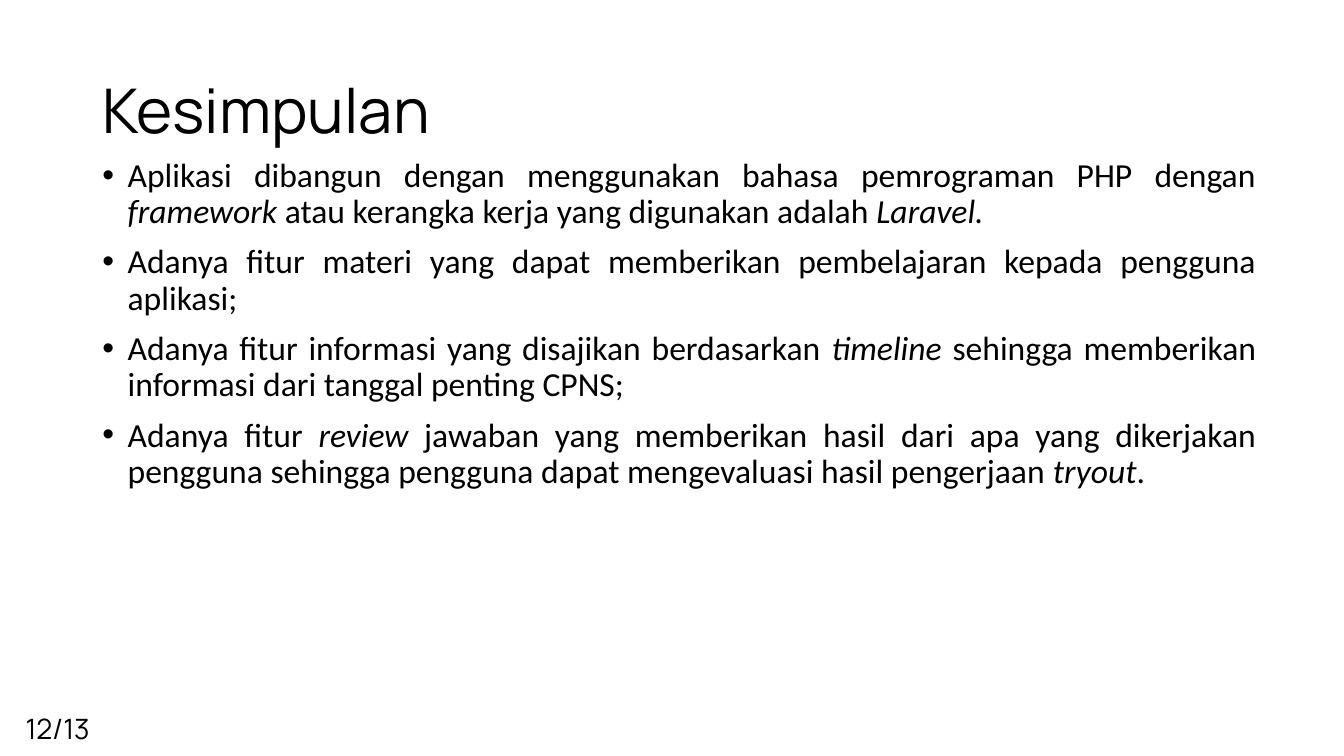
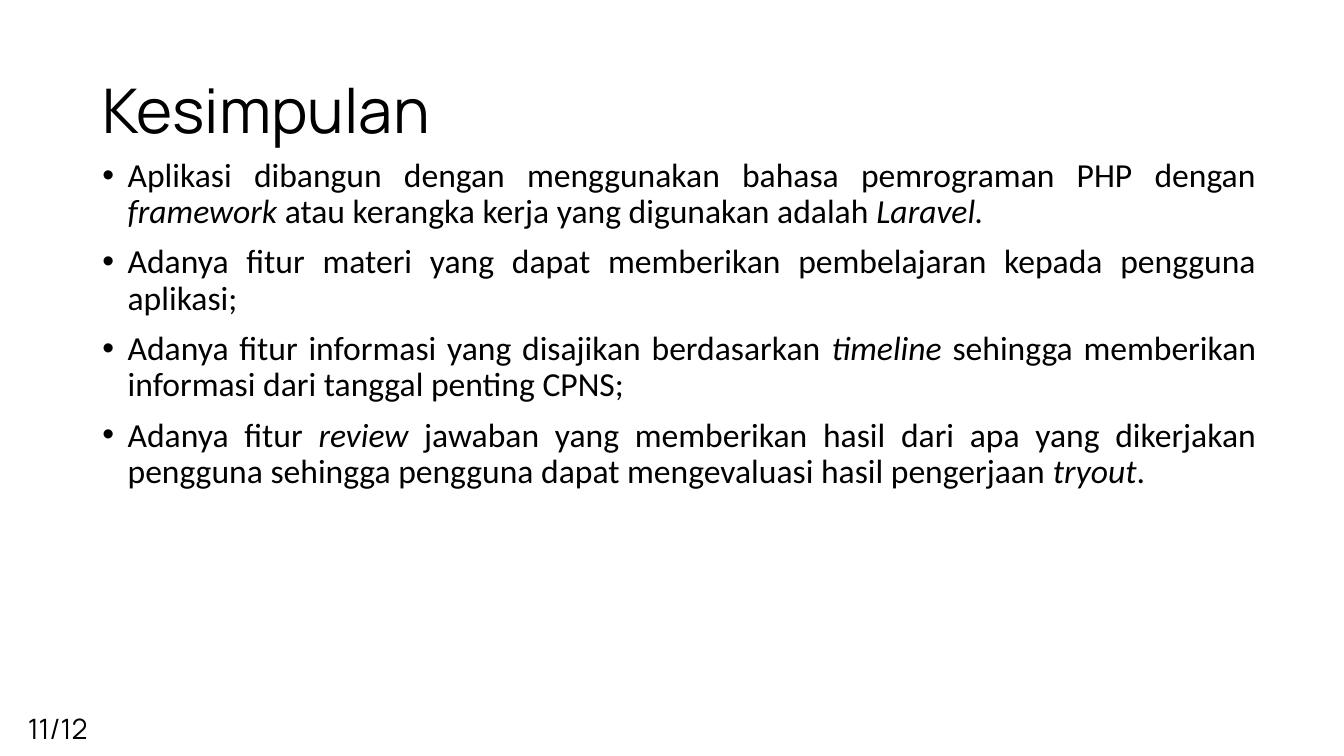
Before and after one commit to F13nd-RifanAlamsyah/skripsi, a slide deck: slide 11 of PPT_Skirpsi.pptx (slide 12 before the commit). Drawn at 1344x756 pixels with LibreOffice and Linux fonts; fonts in the diff are those of the drawing; background and template pictures are left out. Boxes give left, top, right and bottom in pixels: in the first picture for what was removed or moved away, otherwise in the second. Text is boxed around its words. In the diff, an @@ line names an element or a change of style, - is before the commit and + after.

```diff
--- a/PPT_Skirpsi.pptx
+++ b/PPT_Skirpsi.pptx
@@ text at (x1=28, y1=718, x2=88, y2=739): text changed @@
-12/13
+11/12
```
Also in this commit, not shown: 11 other slides changed, 1 slide added, 1 slide removed.
